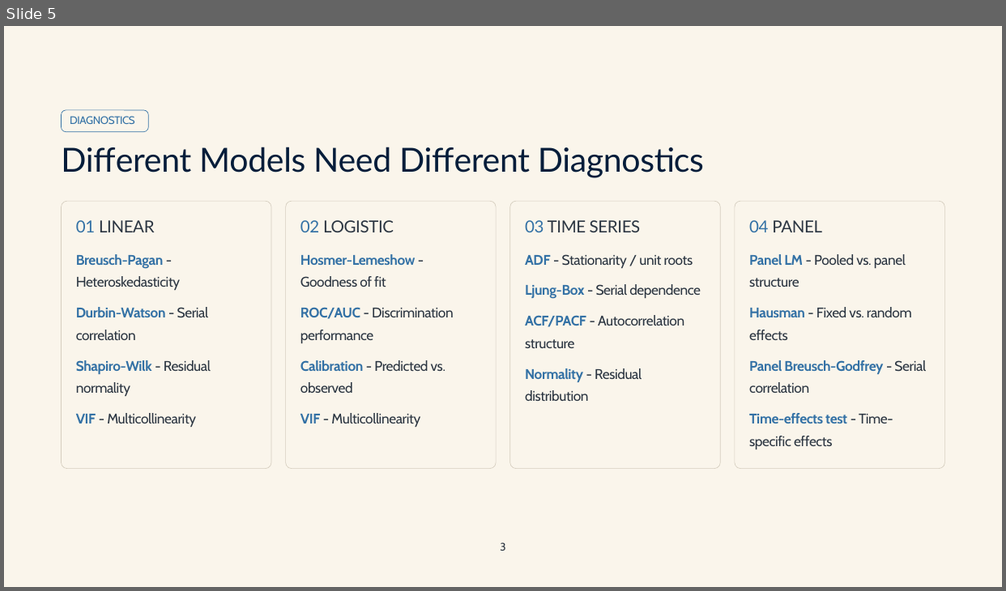
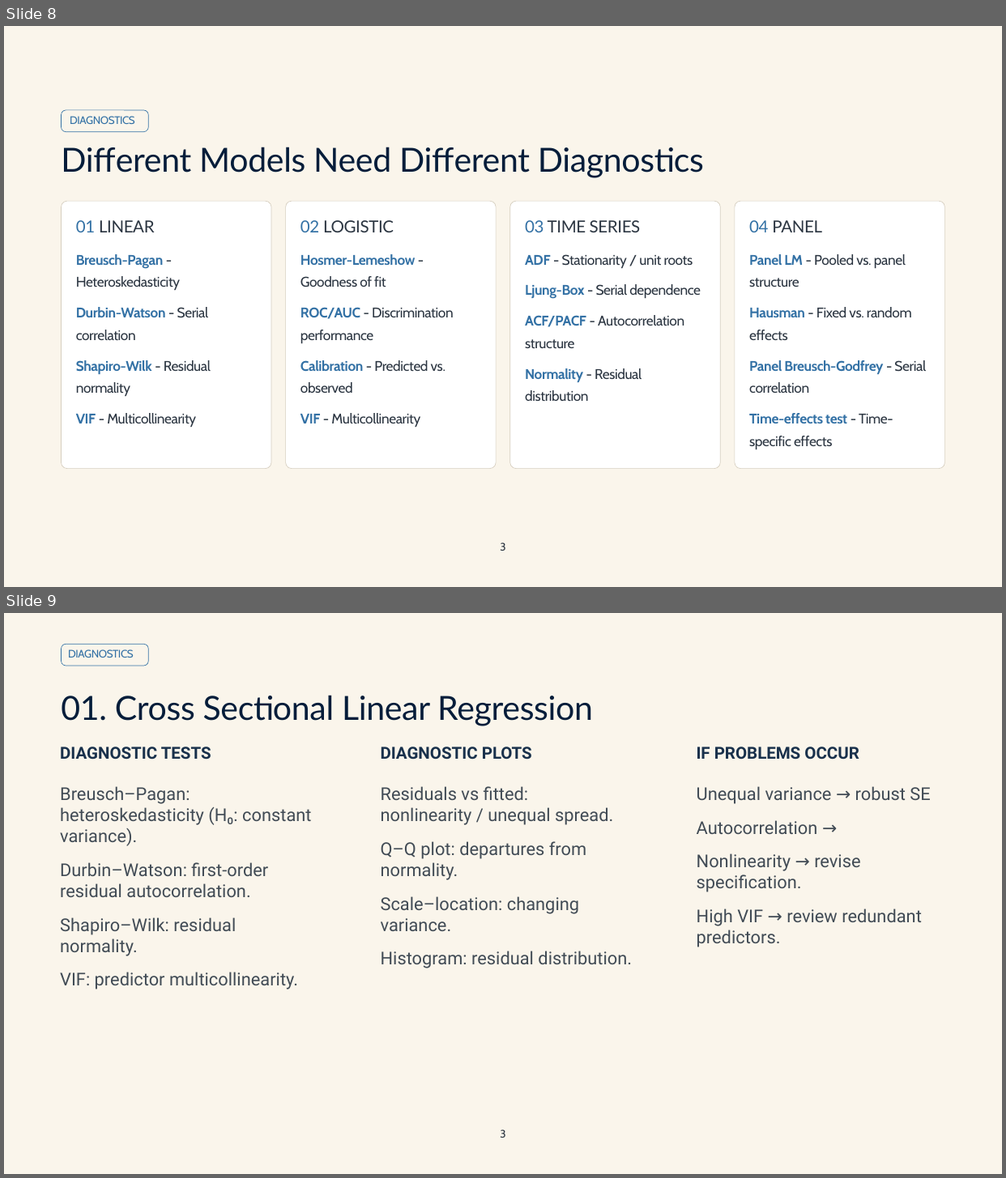
Before and after one commit to Anindo21/AdvancedR, a slide deck: presentation/Advanced_R_Presentation.pptx. Shown one above the other, each under a label of ours: slide 5 before the commit, slides 8 and 9 after it. The pictures are 1006x591 and 1006x1178 pixels, drawn with LibreOffice and Linux fonts; fonts in the diff are those of the drawing; background and template pictures are left out. Boxes give left, top, right and bottom in pixels: in the first picture for what was removed or moved away, otherwise in the second. Text is boxed around its words. In the diff, an @@ line names an element or a change of style, - is before the commit and + after.

```diff
--- a/presentation/Advanced_R_Presentation.pptx
+++ b/presentation/Advanced_R_Presentation.pptx
@@ slide 9 added at (x1=4, y1=613, x2=1002, y2=1174), background picture (left out); not listed: 1 template element that a slide beside it also shows @@
@@ rounded rectangle added at (x1=61, y1=644, x2=148, y2=666), outline #3371A5 0.5 pt @@
@@ text added at (x1=68, y1=649, x2=134, y2=658), 10.5 pt, text #3371A5 @@
+DIAGNOSTICS
@@ text added at (x1=61, y1=695, x2=593, y2=726), 32 pt, text #051D3A @@
+01. Cross Sectional Linear Regression
@@ text added at (x1=60, y1=747, x2=211, y2=760), 16 pt, text #18304B, bold @@
+DIAGNOSTIC TESTS
@@ text added at (x1=381, y1=747, x2=532, y2=760), 16 pt, text #18304B, bold @@
+DIAGNOSTIC PLOTS
@@ text added at (x1=697, y1=747, x2=859, y2=760), 16 pt, text #18304B, bold @@
+IF PROBLEMS OCCUR
@@ text added at (x1=60, y1=786, x2=311, y2=990), 17 pt, text #414B55 @@
+Breusch–Pagan: heteroskedasticity (H₀: constant variance).
+Durbin–Watson: first-order residual autocorrelation.
+Shapiro–Wilk: residual normality.
+VIF: predictor multicollinearity.
@@ text added at (x1=381, y1=786, x2=632, y2=969), 17 pt, text #414B55 @@
+Residuals vs fitted: nonlinearity / unequal spread.
+Q–Q plot: departures from normality.
+Scale–location: changing variance.
+Histogram: residual distribution.
@@ text added at (x1=697, y1=786, x2=930, y2=948), 17 pt, text #414B55 @@
+Unequal variance → robust SE
+Autocorrelation →
+Nonlinearity → revise specification.
+High VIF → review redundant predictors.
@@ text added at (x1=500, y1=1130, x2=505, y2=1138), 10.5 pt, text #2B3541 @@
+3
@@ what was slide 5 is now slide 8 @@
@@ slide 8 changed as well @@
@@ fill #FAF5EB to #FFFFFF in 4 elements at (x1=61, y1=201, x2=271, y2=469), (x1=286, y1=201, x2=496, y2=469), (x1=510, y1=201, x2=720, y2=469), (x1=735, y1=201, x2=945, y2=469) @@
```
Also in this commit, not shown: 16 other slides changed, 11 other slides added, 5 other files.
